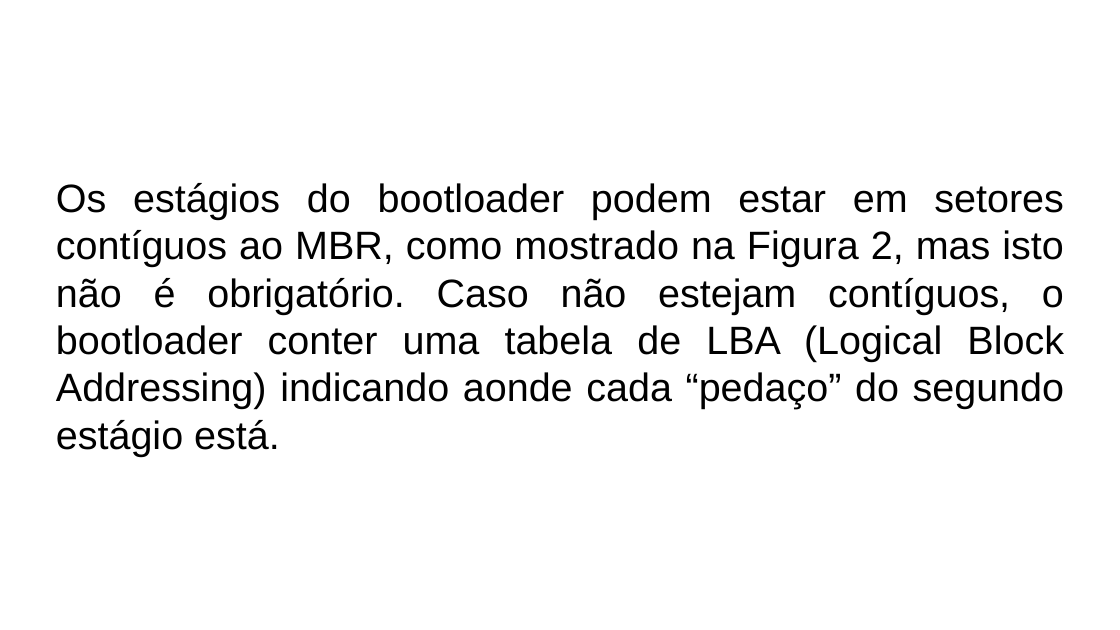
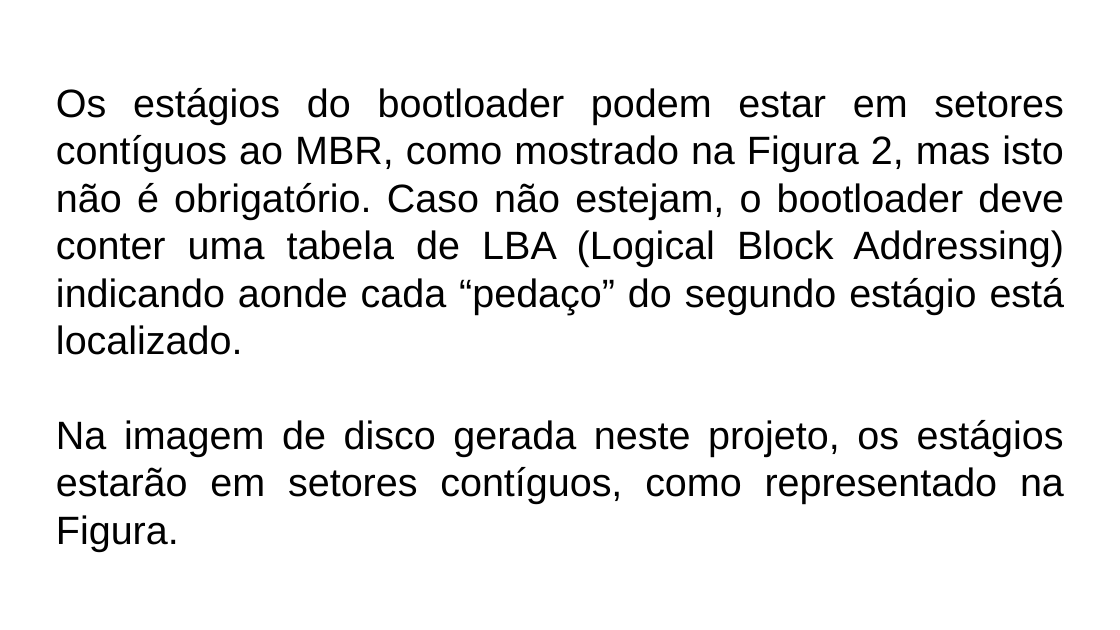
Before and after one commit to LeandroApAlmeida/Bootloader, a slide deck: slide 16 of doc/Fakenix.odp. Drawn at 1120x630 pixels with LibreOffice and Linux fonts; fonts in the diff are those of the drawing. Boxes give left, top, right and bottom in pixels: in the first picture for what was removed or moved away, otherwise in the second. Text is boxed around its words. In the diff, an @@ line names an element or a change of style, - is before the commit and + after.

```diff
--- a/doc/Fakenix.odp
+++ b/doc/Fakenix.odp
@@ text at (56, 88, 1065, 551): text changed @@
-Os estágios do bootloader podem estar em setores contíguos ao MBR, como mostrado na Figura 2, mas isto não é obrigatório. Caso não estejam contíguos, o bootloader conter uma tabela de LBA (Logical Block Addressing) indicando aonde cada “pedaço” do segundo estágio está.
+Os estágios do bootloader podem estar em setores contíguos ao MBR, como mostrado na Figura 2, mas isto não é obrigatório. Caso não estejam, o bootloader deve conter uma tabela de LBA (Logical Block Addressing) indicando aonde cada “pedaço” do segundo estágio está localizado.
+Na imagem de disco gerada neste projeto, os estágios estarão em setores contíguos, como representado na Figura.
```
Also in this commit, not shown: 9 other slides changed, 1 other file.
